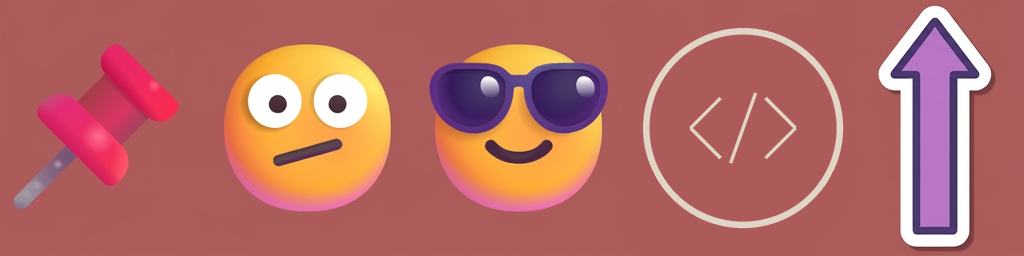
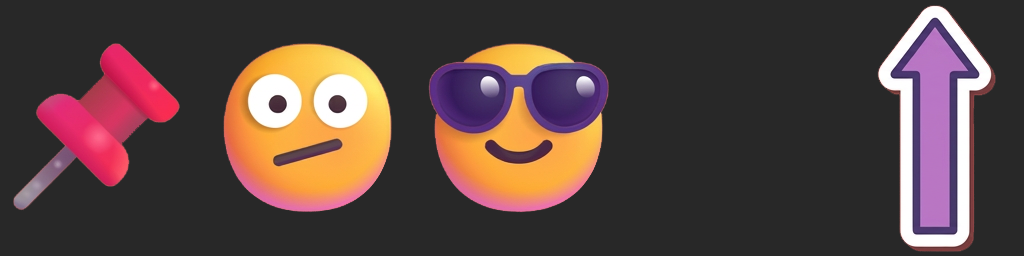
The second w=1024, h=256 image is a revision of the first. Changes to its layers:
hid "code_node" over [642, 27, 844, 229]
added layer "Baseline" above "Background" over [13, 5, 996, 252]
painted on "Background" over [0, 0, 1024, 256]
